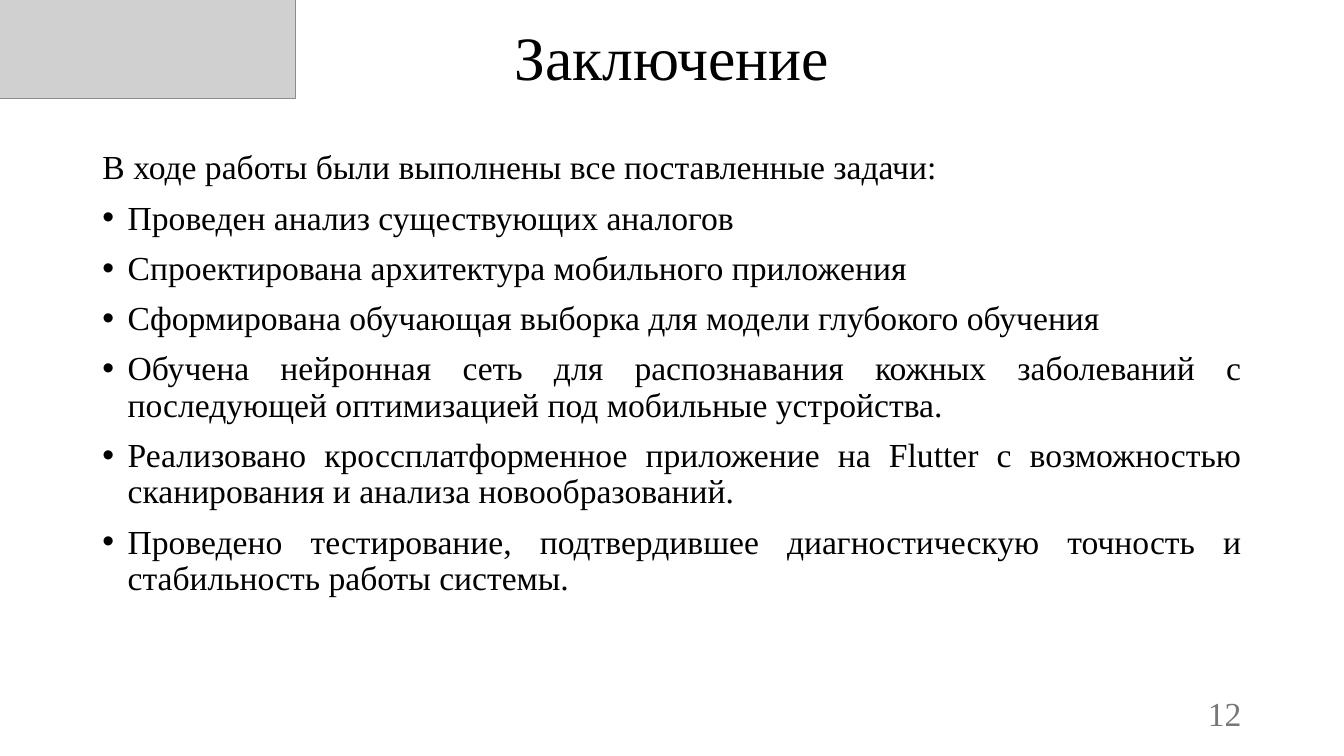
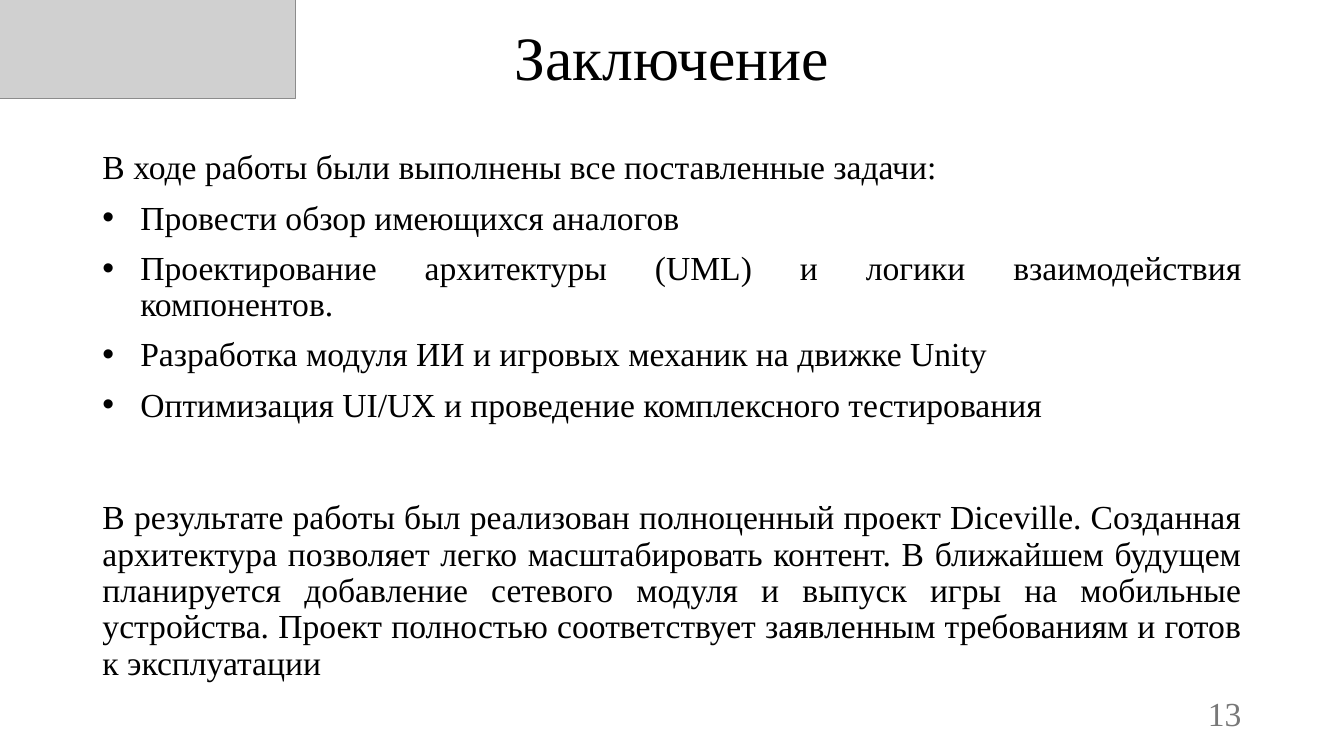
Before and after one commit to Owl-Man/ISPM, a slide deck: slide 13 of УПИС_Задание_№10/Презентация Diceville.pptx (slide 12 before the commit). Drawn at 1344x756 pixels with LibreOffice and Linux fonts; fonts in the diff are those of the drawing; grey boxes stand for pictures; background and template pictures are left out. Boxes give left, top, right and bottom in pixels: in the first picture for what was removed or moved away, otherwise in the second. Text is boxed around its words. In the diff, an @@ line names an element or a change of style, - is before the commit and + after.

```diff
--- a/УПИС_Задание_№10/Презентация Diceville.pptx
+++ b/УПИС_Задание_№10/Презентация Diceville.pptx
@@ text at <box>102,206,1241,645</box>: text changed @@
-• Проведен анализ существующих аналогов
-• Спроектирована архитектура мобильного приложения
-• Сформирована обучающая выборка для модели глубокого обучения
-• Обучена нейронная сеть для распознавания кожных заболеваний с последующей оптимизацией под мобильные устройства.
-• Реализовано кроссплатформенное приложение на Flutter с возможностью сканирования и анализа новообразований.
-• Проведено тестирование, подтвердившее диагностическую точность и стабильность работы системы.
+• Провести обзор имеющихся аналогов
+• Проектирование архитектуры (UML) и логики взаимодействия компонентов.
+• Разработка модуля ИИ и игровых механик на движке Unity
+• Оптимизация UI/UX и проведение комплексного тестирования
+В результате работы был реализован полноценный проект Diceville. Созданная архитектура позволяет легко масштабировать контент. В ближайшем будущем планируется добавление сетевого модуля и выпуск игры на мобильные устройства. Проект полностью соответствует заявленным требованиям и готов к эксплуатации
@@ page number at <box>1208,704,1242,727</box>: text changed @@
-12
+13
```
Also in this commit, not shown: 1 slide added, 3 other files.
